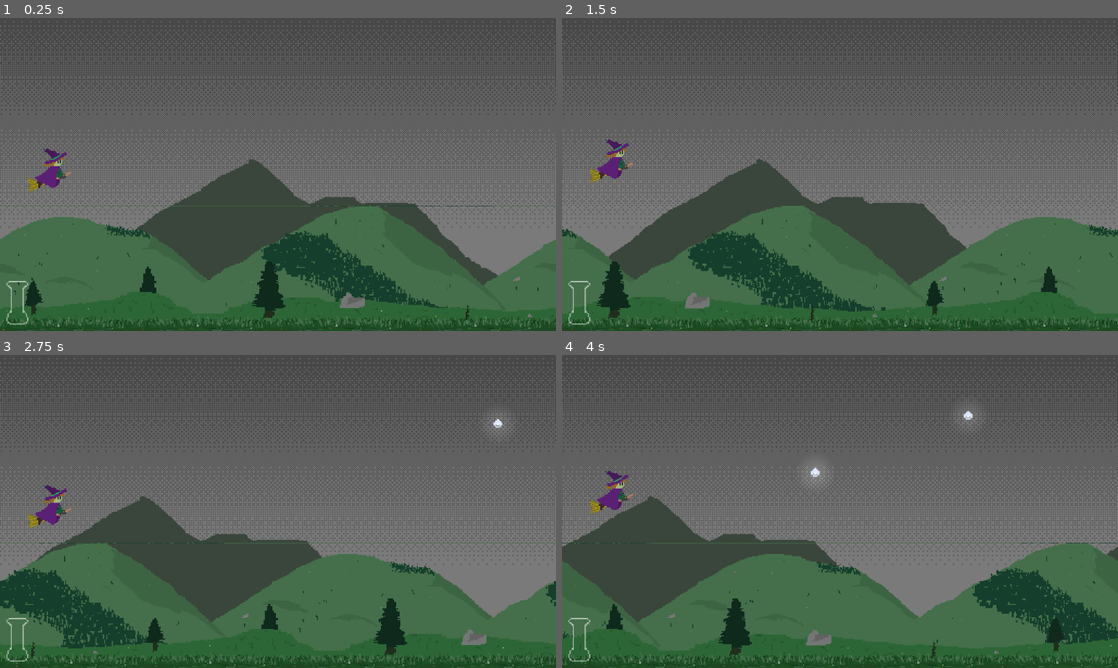
Above: before the commit, frames 1-4 (two rows, left to right).
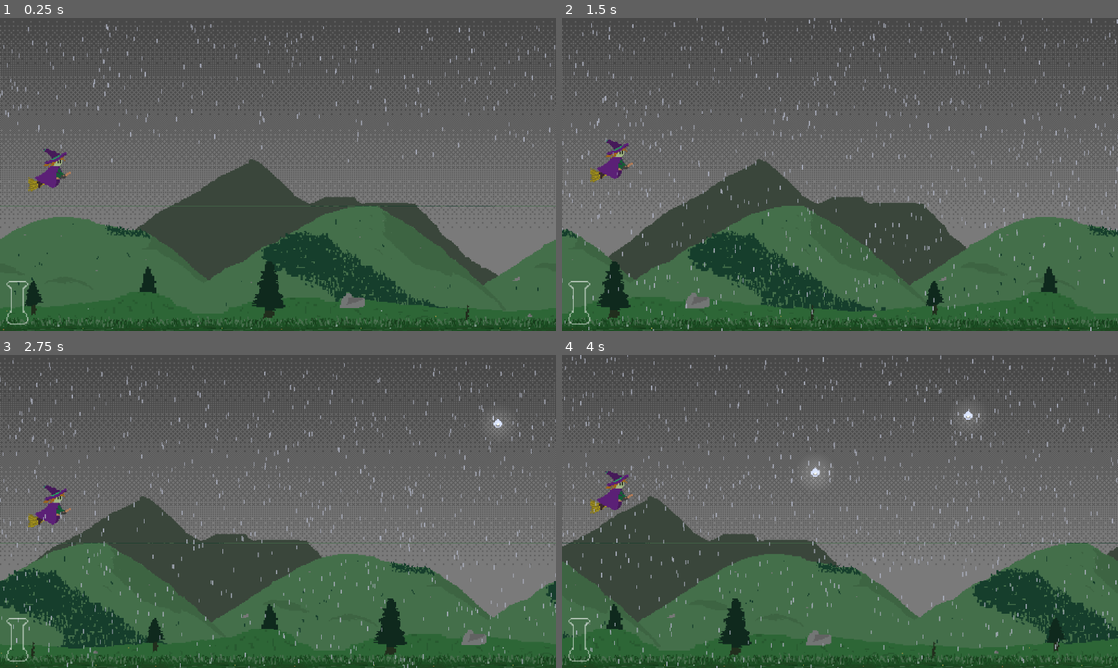
Above: after the commit, the same moments.

Repository: ClementRivaille/storm-witch
Game: Godot game, scene res://main.tscn
The game is run twice, just before and just after one commit, with the same random seed, the same clock (stepped at 60 frames per second) and the same inputs.
Inputs:
- Up to frame 1 (0.25 s): no input
- Up to frame 2 (1.5 s): hold Up (up) 0.53-1.28 s; tap Space (jump) at 0.77 s; hold Down (down) from 1.28 s (still down)
- Up to frame 3 (2.75 s): tap Space (jump) at 1.52 s; release Down (down) at 2.03 s; hold Up (up) from 2.03 s (still down)
- Up to frame 4 (4 s): tap Space (jump) at 3.02, 3.77 s; release Up (up) at 3.53 s; hold Down (down) from 3.53 s (still down)

The runs differ from the first frame. In frame 1, 0.7% of the frame differs, in the area x 0-100%, y 2-47%; in frame 2, 1.7%; in frame 3, 1.7%; in frame 4, 1.8%, in the area x 0-100%, y 0-100%.

Commit message:
build: plugin for web export

Diff:
--- a/main.tscn
+++ b/main.tscn
@@ -87,7 +87,6 @@
 max_distance = 720.0
 
 [node name="Rain" type="GPUParticles2D" parent="."]
-visible = false
 modulate = Color(1, 1, 1, 0.929412)
 top_level = true
 z_index = 1
--- a/project.godot
+++ b/project.godot
@@ -25,6 +25,10 @@
 window/size/viewport_height=720
 window/stretch/mode="viewport"
 
+[editor_plugins]
+
+enabled=PackedStringArray("res://addons/coi_serviceworker/plugin.cfg")
+
 [input]
 
 up={
--- a/scripts/Main.gd
+++ b/scripts/Main.gd
@@ -28,6 +28,7 @@
 
 func start_game():
   switch_level(0)
+  rain.emitting = true
 
   pearl_spanwer.activate()
 
Not shown, added: addons/coi_serviceworker/coi_export_plugin.gd
Not shown, added: addons/coi_serviceworker/coi_plugin.gd
Not shown, added: addons/coi_serviceworker/plugin.cfg
Not shown, added: export_presets.cfg
Not shown, changed: .gitignore
Not shown, added: addons/coi_serviceworker/coi-serviceworker.min.js
